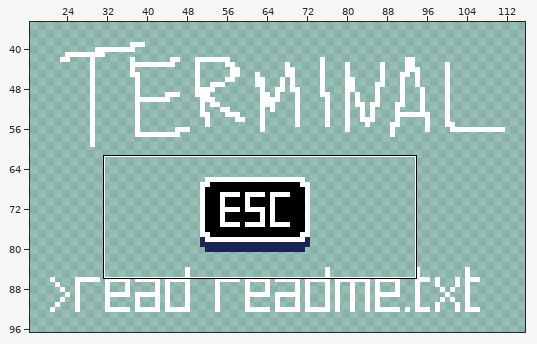
A pixel-art file gets an edit: assets/sprites/tutorial.ase. The picture above shows the old version from afar; the outline marks the close-up.
Close-up. Earlier state:
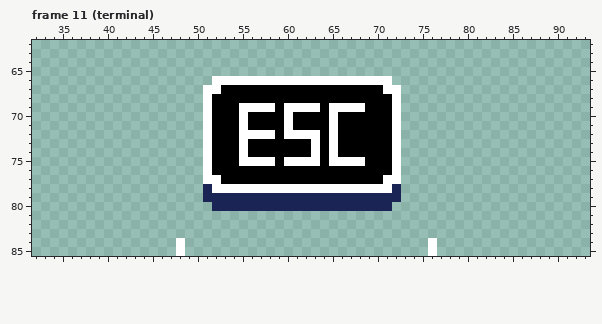
128x128 pixels, 14 frames. Shown: frame 11 (terminal): x 32..93, y 62..85. The wide view leaves out empty margins.
After:
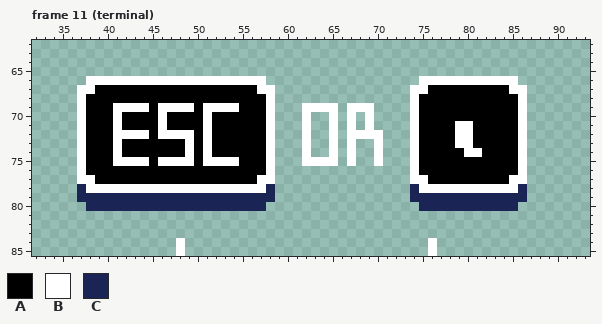
Palette (. is transparent): A #000000  B #ffffff  C #1a2455
The author wrote: update tutorial pause controls
From old to new:
Frame 11 (terminal):
The edit adds colour A in row 67 at x 39 to 50 and 76 to 84; in row 68 at x 38 to 50 and 75 to 85; in row 69 at x 38 to 40, 45, 50 and 75 to 85; in row 70 at x 38 to 40, 42 to 45, 47 to 50 and 75 to 85; in row 71 at x 38 to 40, 42 to 45, 47 to 50, 75 to 78 and 81 to 85; in row 72 at x 38 to 40, 45, 50, 75 to 78 and 81 to 85.
The edit adds colour A in row 73 at x 38 to 40, 42 to 48, 50, 75 to 78 and 81 to 85; in row 74 at x 38 to 40, 42 to 48, 50, 75 to 79 and 82 to 85; in row 75 at x 38 to 40, 45, 50 and 75 to 85; in row 76 at x 38 to 50 and 75 to 85; in row 77 at x 39 to 50 and 76 to 84.
Colour B gives way to colour A in row 67 at x 51 to 52; in row 68 at x 51; in row 69 at x 55 to 57; in rows 70 to 71 at x 55; in row 72 at x 55 to 57; in rows 73 to 74 at x 55.
Colour B gives way to colour A in row 75 at x 55 to 57; in row 76 at x 51; in row 77 at x 51 to 52.
The edit adds colour B in row 66 at x 38 to 51 and 75 to 85; in row 67 at x 37 to 38, 74 to 75 and 85 to 86; in row 68 at x 37, 74 and 86; in row 69 at x 37, 41 to 44, 46 to 49, 74 and 86; in row 70 at x 37, 41, 46, 74 and 86; in row 71 at x 37, 41, 46, 74, 79 to 80 and 86.
The edit adds colour B in row 72 at x 37, 41 to 44, 46 to 49, 74, 79 to 80 and 86; in row 73 at x 37, 41, 49, 74, 79 to 80 and 86; in row 74 at x 37, 41, 49, 74, 80 to 81 and 86; in row 75 at x 37, 41 to 44, 46 to 49, 74 and 86; in row 76 at x 37, 74 and 86; in row 77 at x 37 to 38, 74 to 75 and 85 to 86.
The edit adds colour B in row 78 at x 38 to 50 and 75 to 85.
Colour A gives way to colour B in row 67 at x 57 to 58; in row 68 at x 58; in row 69 at x 52 to 54, 64 and 69; in rows 70 to 71 at x 58, 62, 67 and 69; in row 72 at x 67 to 70; in rows 73 to 74 at x 58, 62, 67 and 70.
Colour A gives way to colour B in row 75 at x 52 to 54, 64 and 70; in row 76 at x 58; in row 77 at x 57 to 58.
Colour C gives way to colour B in row 78 at x 51.
The edit adds colour C in row 78 at x 37, 74 and 86; in row 79 at x 37 to 50 and 74 to 86; in row 80 at x 38 to 51 and 75 to 85.
Colour B gives way to colour C in row 78 at x 58.
Colour A is gone in row 67 at x 59 to 70; in row 68 at x 59 to 71; in row 69 at x 59 and 70 to 71; in rows 70 to 71 at x 59, 61, 63 to 64, 66, 68 and 70 to 71; in row 72 at x 59, 64, 66 and 71; in rows 73 to 74 at x 59 to 61, 64, 66, 68 to 69 and 71.
Colour A is gone in row 75 at x 59, 69 and 71; in row 76 at x 59 to 71; in row 77 at x 59 to 70.
Colour B is gone in row 66 at x 58 to 71; in row 67 at x 71 to 72; in row 68 at x 72; in row 69 at x 60 to 61, 66 and 72; in rows 70 to 71 at x 60 and 72; in row 72 at x 60 to 61, 63 and 72.
Colour B is gone in rows 73 to 74 at x 63 and 72; in row 75 at x 60 to 61, 66, 68 and 72; in row 76 at x 72; in row 77 at x 71 to 72; in row 78 at x 59 to 71.
Colour C is gone in row 78 at x 72; in row 79 at x 59 to 72; in row 80 at x 58 to 71.
Pixel boxes of the changes (left, top, right, bottom) in both close-ups:
changed: (77, 76, 527, 211)
